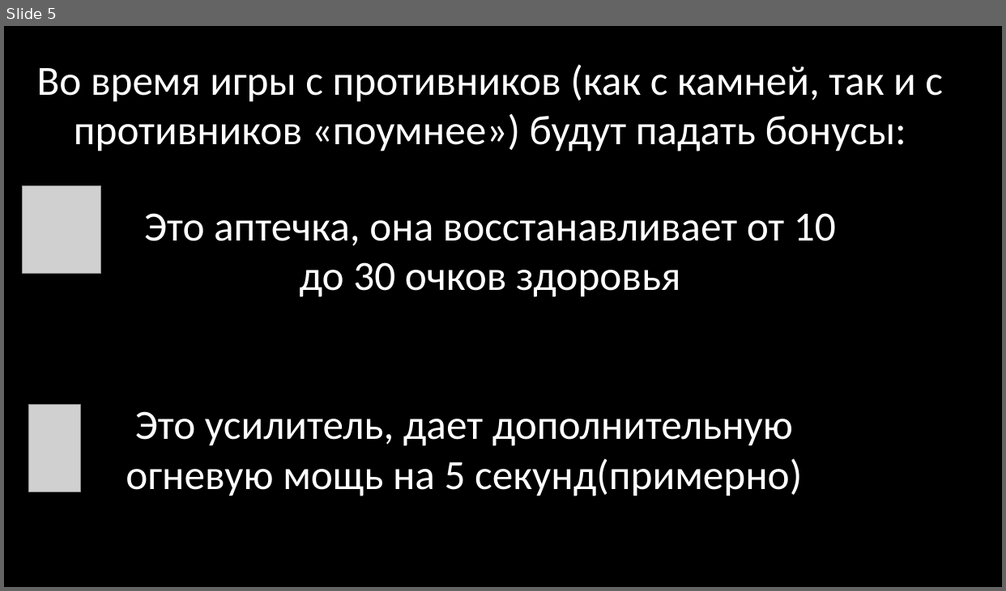
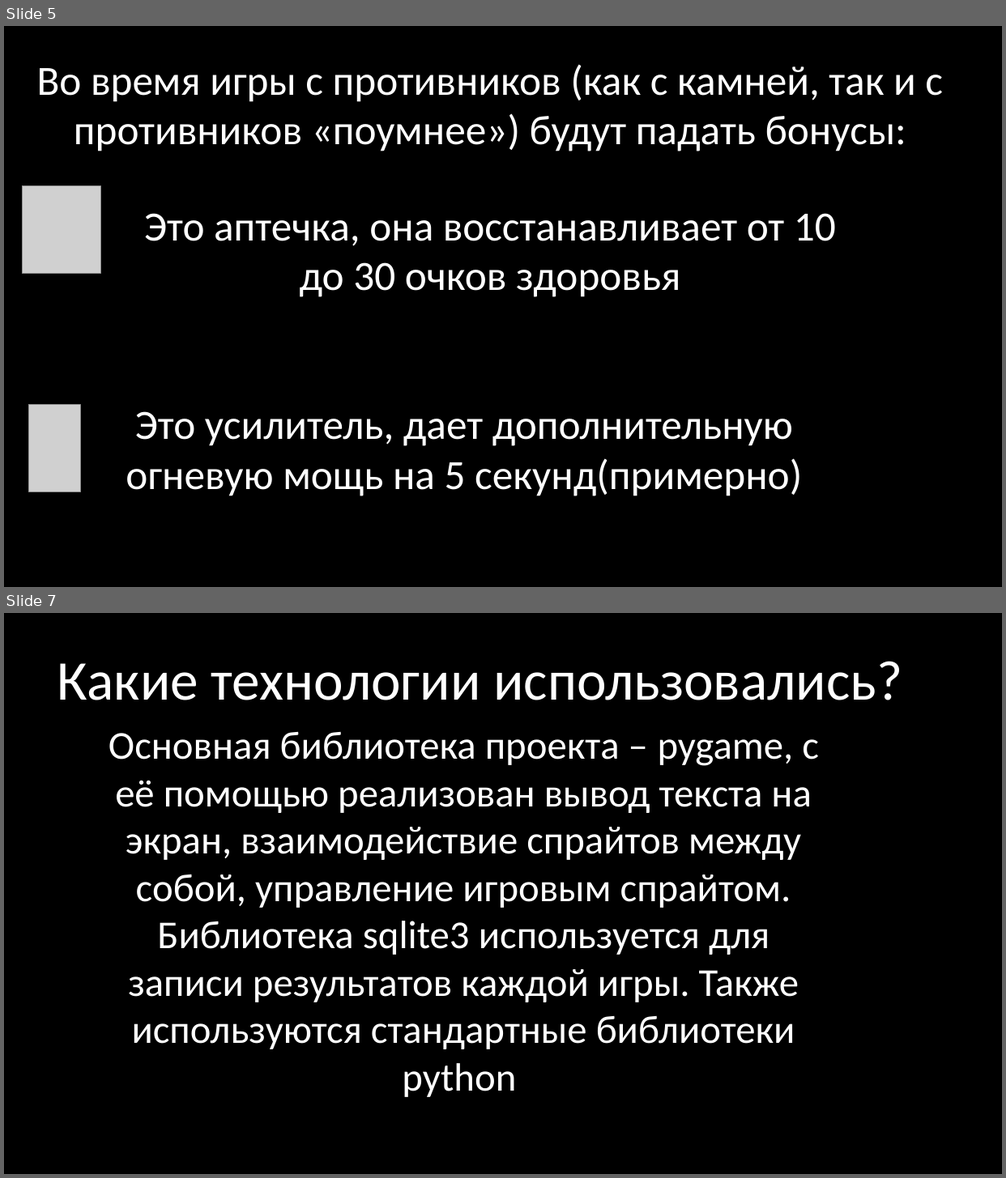
Before and after one commit to Rblba20/project_Yandex, a slide deck: Star Fighter.pptx. Shown one above the other, each under a label of ours: slide 5 before the commit, slides 5 and 7 after it; the slides between them are not shown. The pictures are 1006x591 and 1006x1178 pixels, drawn with LibreOffice and Linux fonts; fonts in the diff are those of the drawing; grey boxes stand for pictures. Boxes give left, top, right and bottom in pixels: in the first picture for what was removed or moved away, otherwise in the second. Text is boxed around its words. In the diff, an @@ line names an element or a change of style, - is before the commit and + after.

```diff
--- a/Star Fighter.pptx
+++ b/Star Fighter.pptx
@@ slide 7 added at (x1=4, y1=613, x2=1002, y2=1174), background #000000 @@
@@ text added at (x1=57, y1=661, x2=902, y2=700), 54 pt, text #FFFFFF @@
+Какие технологии использовались?
@@ text added at (x1=108, y1=731, x2=819, y2=1097), 38 pt, text #FFFFFF @@
+Основная библиотека проекта – pygame, с её помощью реализован вывод текста на экран, взаимодействие спрайтов между собой, управление игровым спрайтом. Библиотека sqlite3 используется для записи результатов каждой игры. Также используются стандартные библиотеки python
```
Also in this commit, not shown: 4 slides changed, 3 other slides added, 2 slides removed, 2 other files.
